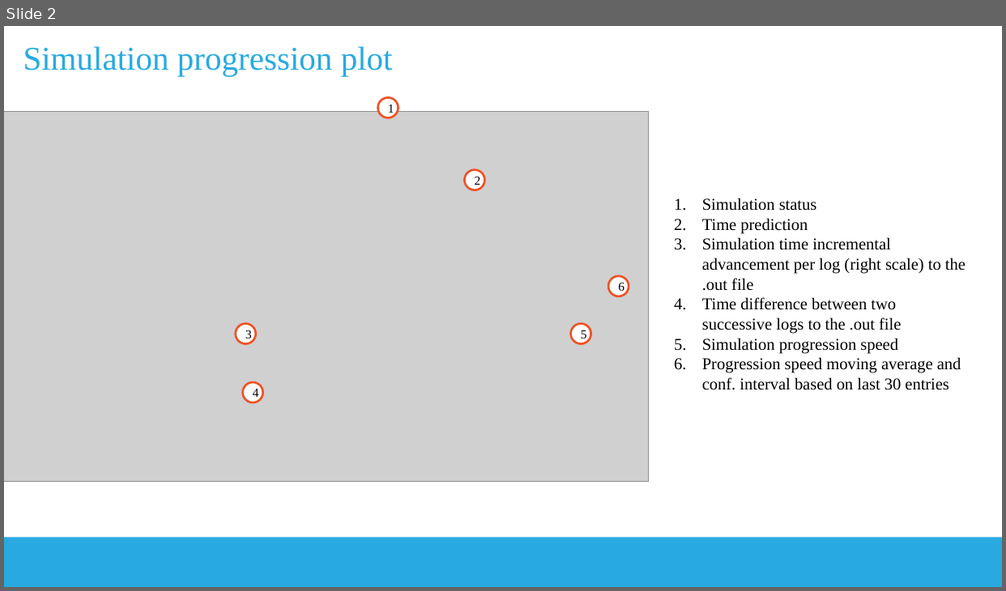
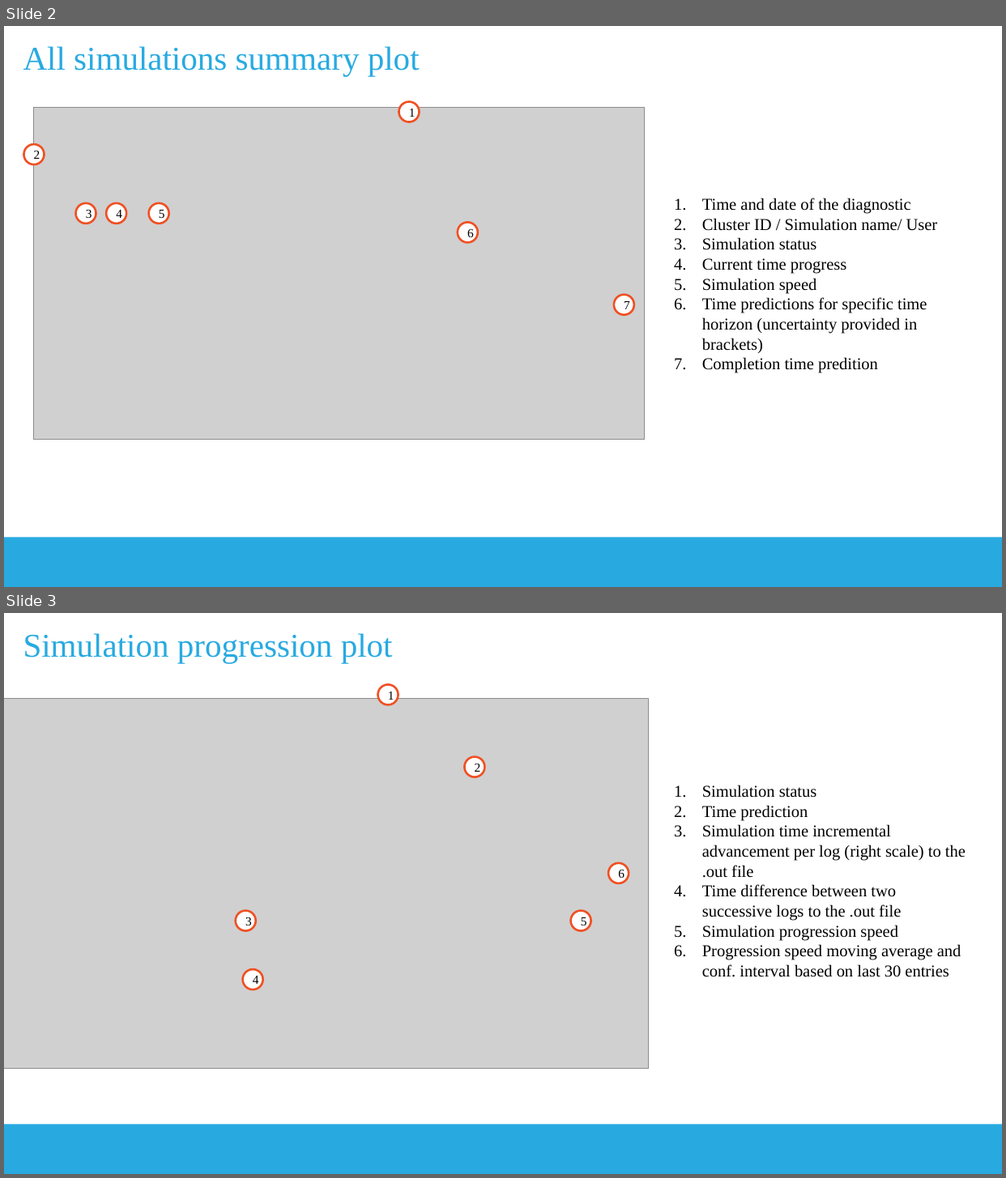
Before and after one commit to arup-group/FDS-Diagnostic-Tool, a slide deck: docs/user_guide_plots.pptx. Shown one above the other, each under a label of ours: slide 2 before the commit, slides 2 and 3 after it. The pictures are 1006x591 and 1006x1178 pixels, drawn with LibreOffice and Linux fonts; fonts in the diff are those of the drawing; grey boxes stand for pictures; background and template pictures are left out. Boxes give left, top, right and bottom in pixels: in the first picture for what was removed or moved away, otherwise in the second. Text is boxed around its words. In the diff, an @@ line names an element or a change of style, - is before the commit and + after.

```diff
--- a/docs/user_guide_plots.pptx
+++ b/docs/user_guide_plots.pptx
@@ slide 2 added at (x1=4, y1=26, x2=1002, y2=587), background #FFFFFF; not listed: 1 template element that a slide beside it also shows @@
@@ title added at (x1=23, y1=46, x2=420, y2=76), 32 pt, text #28AAE1 @@
+All simulations summary plot
@@ picture added at (x1=34, y1=108, x2=645, y2=439) @@
@@ ellipse added at (x1=399, y1=101, x2=420, y2=122), fill #FFFFFF, outline #F05023 2 pt, 12 pt, text #000000 @@
+1
@@ ellipse added at (x1=23, y1=144, x2=44, y2=165), fill #FFFFFF, outline #F05023 2 pt, 12 pt, text #000000 @@
+2
@@ ellipse added at (x1=76, y1=203, x2=96, y2=224), fill #FFFFFF, outline #F05023 2 pt, 12 pt, text #000000 @@
+3
@@ ellipse added at (x1=107, y1=203, x2=127, y2=224), fill #FFFFFF, outline #F05023 2 pt, 12 pt, text #000000 @@
+4
@@ ellipse added at (x1=148, y1=203, x2=168, y2=224), fill #FFFFFF, outline #F05023 2 pt, 12 pt, text #000000 @@
+5
@@ text added at (x1=702, y1=198, x2=938, y2=373), 16 pt, text #000000 @@
+1. Time and date of the diagnostic
+2. Cluster ID / Simulation name/ User
+3. Simulation status
+4. Current time progress
+5. Simulation speed
+6. Time predictions for specific time horizon (uncertainty provided in brackets)
+7. Completion time predition
@@ ellipse added at (x1=458, y1=222, x2=478, y2=242), fill #FFFFFF, outline #F05023 2 pt, 12 pt, text #000000 @@
+6
@@ ellipse added at (x1=614, y1=295, x2=634, y2=315), fill #FFFFFF, outline #F05023 2 pt, 12 pt, text #000000 @@
+7
@@ what was slide 2 is now slide 3 @@
```
Also in this commit, not shown: 1 slide changed, 4 other files.
